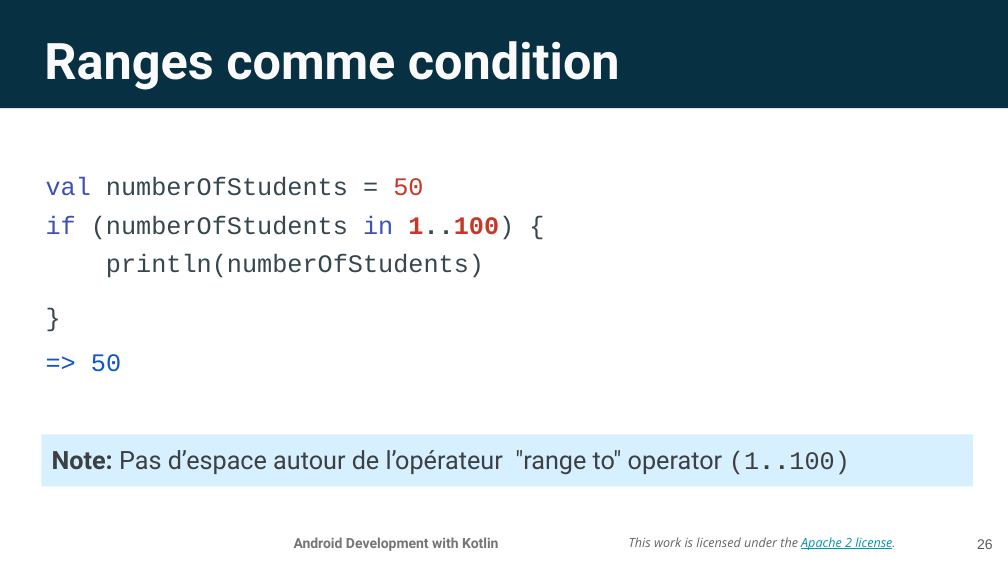
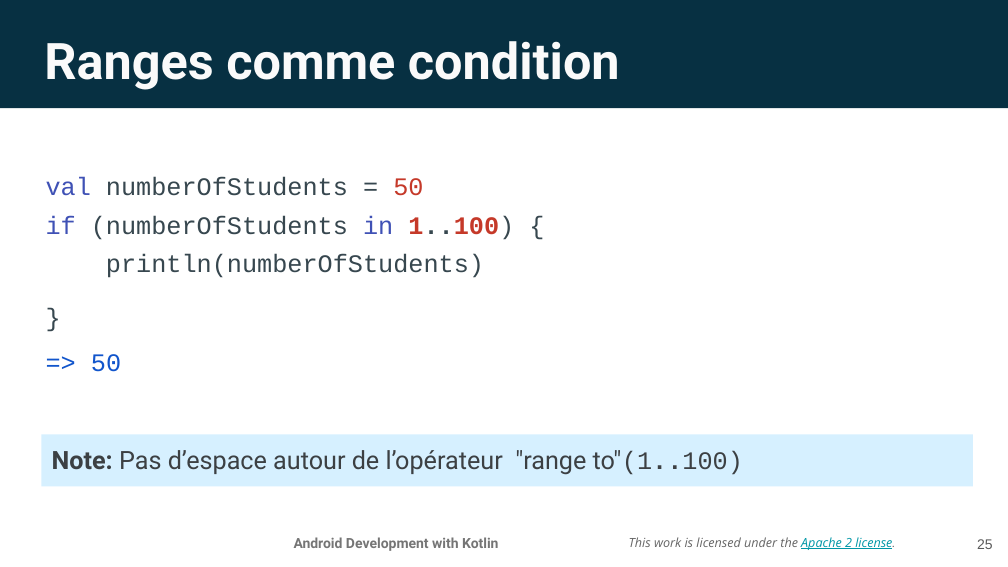
Before and after one commit to Josstoh/res508-qualite-dev-android, a slide deck: slide 25 of cours/Qualité dev Android - 1 - Kotlin 1 - Operateurs et types de données.pptx (slide 26 before the commit). Drawn at 1008x567 pixels with LibreOffice and Linux fonts; fonts in the diff are those of the drawing; background and template pictures are left out. Boxes give left, top, right and bottom in pixels: in the first picture for what was removed or moved away, otherwise in the second. Text is boxed around its words. In the diff, an @@ line names an element or a change of style, - is before the commit and + after.

```diff
--- a/cours/Qualité dev Android - 1 - Kotlin 1 - Operateurs et types de données.pptx
+++ b/cours/Qualité dev Android - 1 - Kotlin 1 - Operateurs et types de données.pptx
@@ text in rectangle at (52, 450, 743, 475): text changed @@
-Note: Pas d’espace autour de l’opérateur "range to" operator (1..100)
+Note: Pas d’espace autour de l’opérateur "range to"(1..100)
@@ page number at (977, 539, 993, 549): text changed @@
-26
+25
```
Also in this commit, not shown: 1 other slide changed, 1 slide removed, 1 other file.
